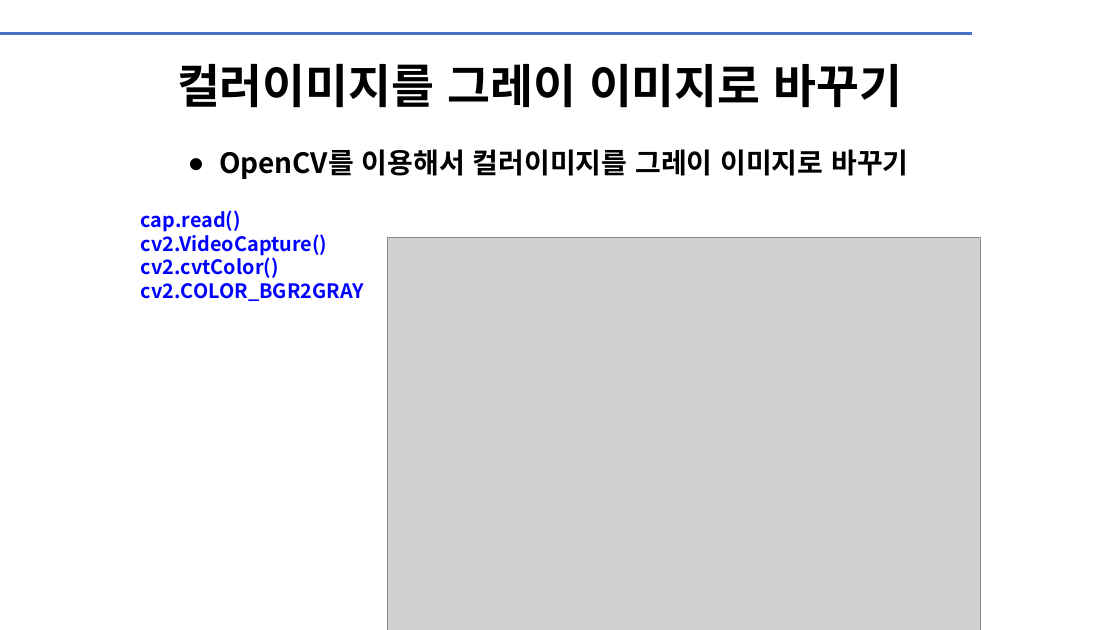
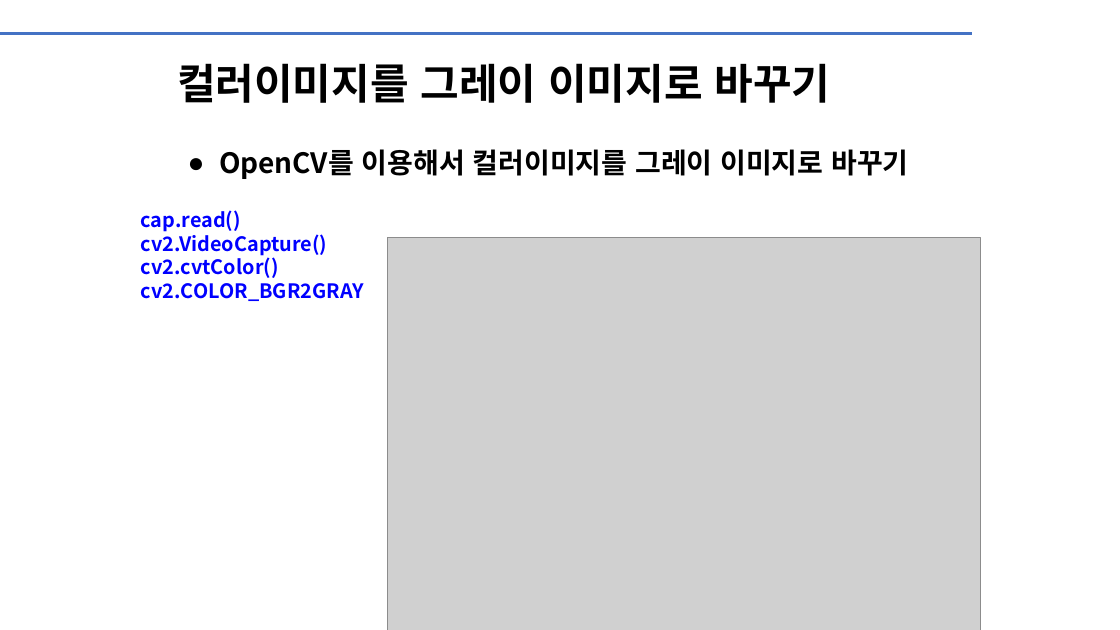
Before and after one commit to JD-edu/deep_learning_class, a slide deck: slide 19 of documents/OpenCV_기초_강좌.pptx. Drawn at 1120x630 pixels with LibreOffice and Linux fonts; fonts in the diff are those of the drawing; grey boxes stand for pictures; background and template pictures are left out. Boxes give left, top, right and bottom in pixels: in the first picture for what was removed or moved away, otherwise in the second. Text is boxed around its words. In the diff, an @@ line names an element or a change of style, - is before the commit and + after.

```diff
--- a/documents/OpenCV_기초_강좌.pptx
+++ b/documents/OpenCV_기초_강좌.pptx
@@ title "컬러이미지를 그레이 이미지로 바꾸기" at (177,63,831,103): size 40 to 36 pt @@
```
Also in this commit, not shown: 3 other slides changed, 1 other file.
